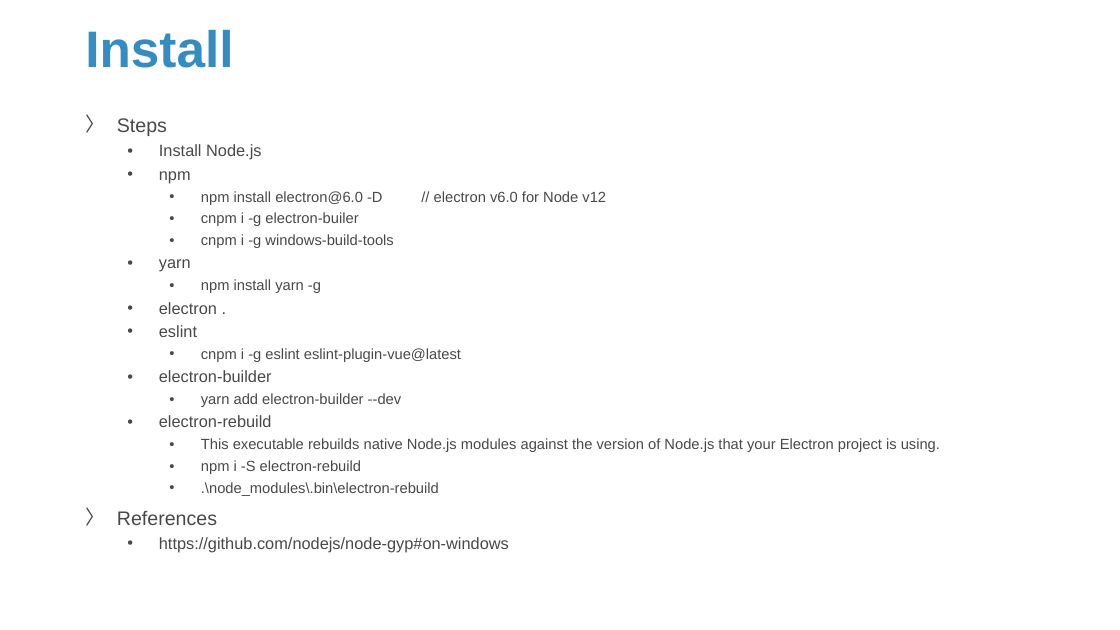
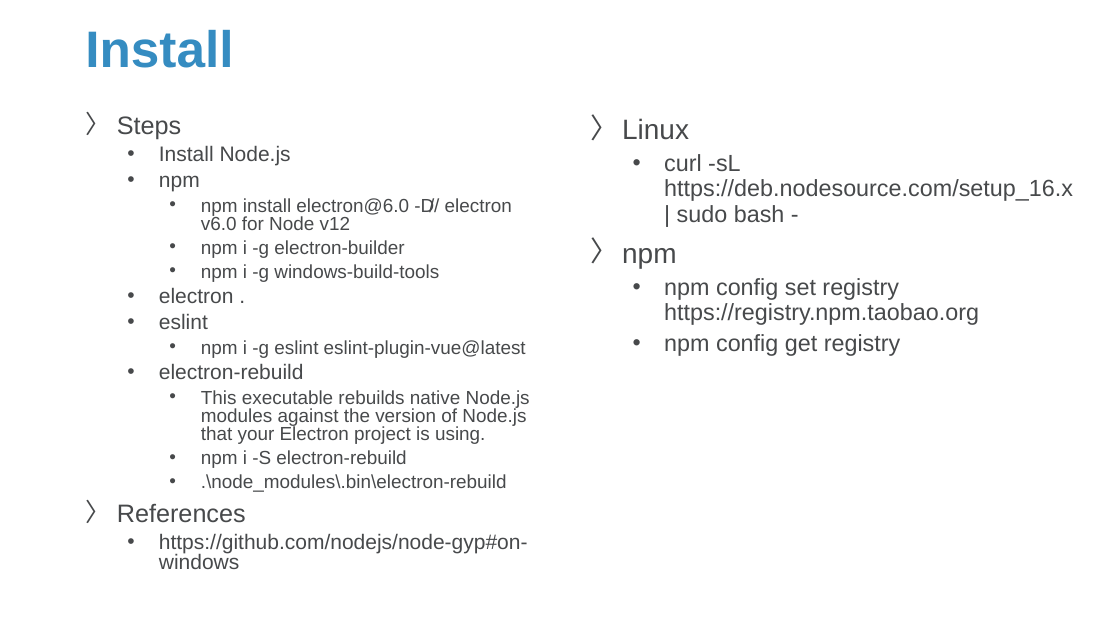
Before and after one commit to Sparks-Lu/TechNotes, a slide deck: slide 5 of Web/Electron-Notes.pptx (slide 4 before the commit). Drawn at 1120x630 pixels with LibreOffice and Linux fonts; fonts in the diff are those of the drawing; background and template pictures are left out. Boxes give left, top, right and bottom in pixels: in the first picture for what was removed or moved away, otherwise in the second. Text is boxed around its words. In the diff, an @@ line names an element or a change of style, - is before the commit and + after.

```diff
--- a/Web/Electron-Notes.pptx
+++ b/Web/Electron-Notes.pptx
@@ text at bbox=[117, 116, 530, 569]: size 16.8 to 21.6 pt in "Steps", "References"; size 14 to 18 pt in "Install Node.js", "npm", "electron .", "eslint" and 2 more places; size 12.6 to 16.2 pt in "npm install electron@6.0 -D // electron v6.0 ...", "This executable rebuilds native Node.js modules against ...", "npm i -S electron-rebuild", ".\node_modules\.bin\electron-rebuild"; line spacing 0.9 to 0.8 @@
@@ text added at bbox=[622, 118, 1073, 356], 20 pt, text #47494B @@
+〉 Linux
+  • curl -sL https://deb.nodesource.com/setup_16.x | sudo bash -
+〉 npm
+  • npm config set registry https://registry.npm.taobao.org
+  • npm config get registry
@@ text at bbox=[201, 240, 439, 282]: text changed; size 12.6 to 16.2 pt @@
-    • cnpm i -g electron-builer
-    • cnpm i -g windows-build-tools
-  • yarn
-    • npm install yarn -g
+    • npm i -g electron-builder
+    • npm i -g windows-build-tools
@@ text at bbox=[201, 340, 526, 358]: text changed; size 12.6 to 16.2 pt @@
-    • cnpm i -g eslint eslint-plugin-vue@latest
-  • electron-builder
-    • yarn add electron-builder --dev
+    • npm i -g eslint eslint-plugin-vue@latest
```
Also in this commit, not shown: 11 other slides changed, 11 slides added, 8 other files.
